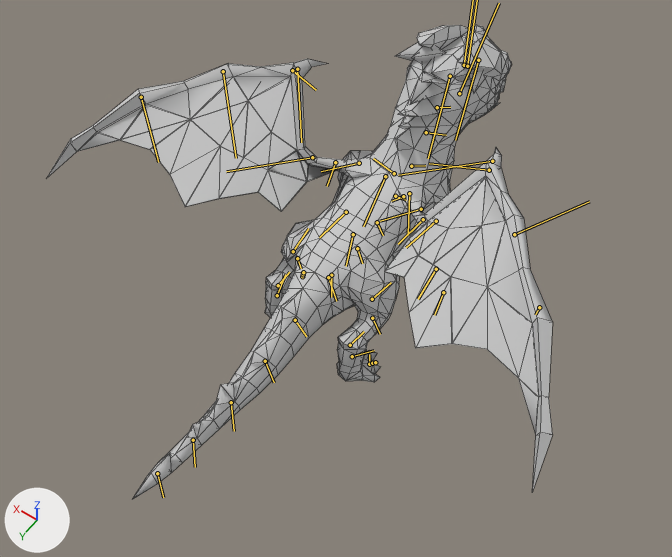
A saved change to the FBX model CCB/res3d/dragon/dragon_2_skin.FBX.
One viewpoint serves both versions: a 50 mm lens placed at (-2.23, 3.44, 5.38), pointed at (-0.15, 0.54, 0.82). Lighting does not change. The marker at lower left points along +X, +Y and +Z. Both versions are drawn at the pose saved in each file; the numbers are the values there. The bones that bend it are drawn over the model as lines. Mesh edges are drawn as thin lines.

The first picture shows '2'.
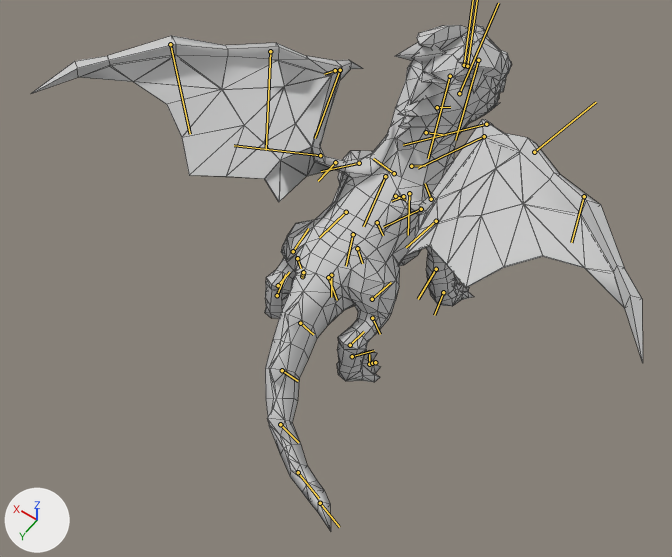
Where the change shows, as pixel boxes (x1, y1, x2, y2) in the pictures (672 x 557 px):
'2', posed (20% wider, 7% taller): before (46, 25, 553, 500); after (32, 25, 643, 531)
bone 'Bone02', root to tip: before (335, 162) to (327, 186); after (335, 162) to (318, 181)
bone 'Bone21', root to tip: before (421, 209) to (380, 221); after (421, 209) to (383, 227)
bone 'Bone05', root to tip: before (328, 277) to (336, 301); after (328, 277) to (337, 300)
bone 'Bone07', root to tip: before (295, 320) to (306, 336); after (300, 323) to (313, 334)
bone 'Bone37', root to tip: before (265, 361) to (274, 382); after (282, 370) to (298, 381)
bone 'Bone38', root to tip: before (231, 402) to (234, 431); after (280, 424) to (298, 442)
bone 'Bone39', root to tip: before (193, 440) to (195, 467); after (298, 472) to (319, 498)
bone 'Bone40', root to tip: before (157, 473) to (163, 497); after (320, 503) to (339, 527)

Diff of the bpy script that builds the scene:
```diff
--- a/CCB/res3d/dragon/dragon_2_skin.FBX.py
+++ b/CCB/res3d/dragon/dragon_2_skin.FBX.py
@@ bone_bone02 @@
 bone_bone02 = bpy.data.objects['Bip01'].pose.bones['Bone02']  # child of 'Bone01'
-bone_bone02.rotation_quaternion = (1.0, 0.0, 0.0, 0.0)  # degrees (0, 0, 0)
+bone_bone02.rotation_quaternion = (0.967, -0.13, -0.161, -0.148)  # degrees (-13, -21, -15)
@@ bone_bone21 @@
 bone_bone21 = bpy.data.objects['Bip01'].pose.bones['Bone21']  # child of 'Bone20'
-bone_bone21.rotation_quaternion = (1.0, 0.0, 0.0, 0.0)  # degrees (0, 0, 0)
+bone_bone21.rotation_quaternion = (0.967, 0.07, 0.181, -0.165)  # degrees (5, 22, -18)
@@ bone_bone05 @@
 bone_bone05 = bpy.data.objects['Bip01'].pose.bones['Bone05']  # child of 'Bip01 Pelvis'
-bone_bone05.rotation_quaternion = (1.0, 0.0, 0.0, 0.0)  # degrees (0, 0, 0)
+bone_bone05.rotation_quaternion = (0.999, 0.0, -0.054, 0.009)  # degrees (0, -6, 1)
@@ bone_bone07 @@
 bone_bone07 = bpy.data.objects['Bip01'].pose.bones['Bone07']  # child of 'Bone05'
-bone_bone07.rotation_quaternion = (1.0, 0.0, 0.0, 0.0)  # degrees (0, 0, 0)
+bone_bone07.rotation_quaternion = (0.997, 0.002, -0.063, 0.051)  # degrees (0, -7, 6)
@@ bone_bone37 @@
 bone_bone37 = bpy.data.objects['Bip01'].pose.bones['Bone37']  # child of 'Bone07'
-bone_bone37.rotation_quaternion = (1.0, 0.0, 0.0, 0.0)  # degrees (0, 0, 0)
+bone_bone37.rotation_quaternion = (0.982, 0.023, -0.177, 0.066)  # degrees (1, -21, 7)
@@ bone_bone38 @@
 bone_bone38 = bpy.data.objects['Bip01'].pose.bones['Bone38']  # child of 'Bone37'
-bone_bone38.rotation_quaternion = (1.0, 0.0, 0.0, 0.0)  # degrees (0, 0, 0)
+bone_bone38.rotation_quaternion = (0.976, 0.025, -0.217, 0.006)  # degrees (3, -25, 0)
@@ bone_bone39 @@
 bone_bone39 = bpy.data.objects['Bip01'].pose.bones['Bone39']  # child of 'Bone38'
-bone_bone39.rotation_quaternion = (1.0, 0.0, 0.0, 0.0)  # degrees (0, 0, 0)
+bone_bone39.rotation_quaternion = (0.984, -0.004, -0.13, -0.123)  # degrees (1, -15, -14)
@@ bone_bone40 @@
 bone_bone40 = bpy.data.objects['Bip01'].pose.bones['Bone40']  # child of 'Bone39'
-bone_bone40.rotation_quaternion = (1.0, 0.0, 0.0, 0.0)  # degrees (0, 0, 0)
+bone_bone40.rotation_quaternion = (0.993, 0.0, 0.12, -0.001)  # degrees (0, 14, 0)
```
